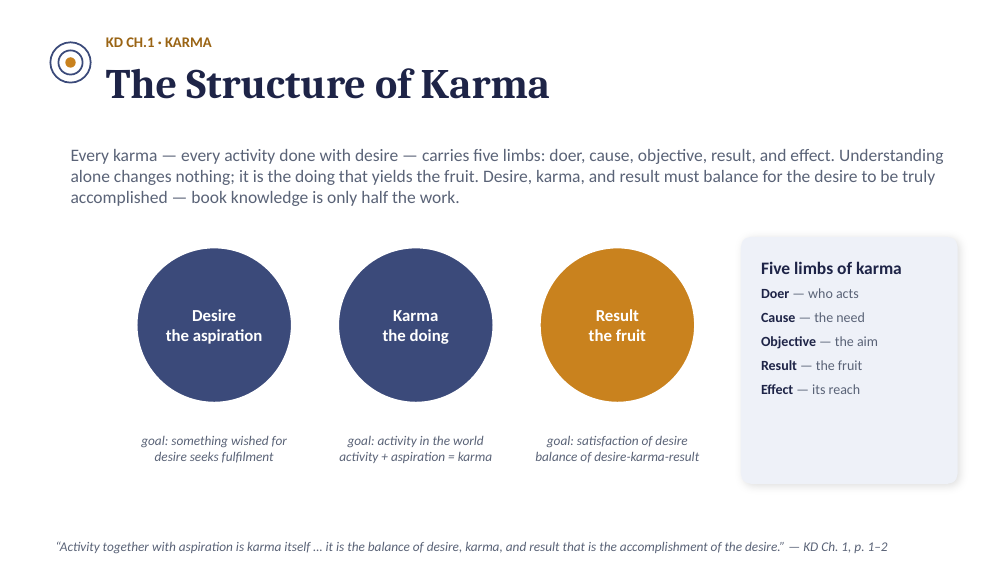
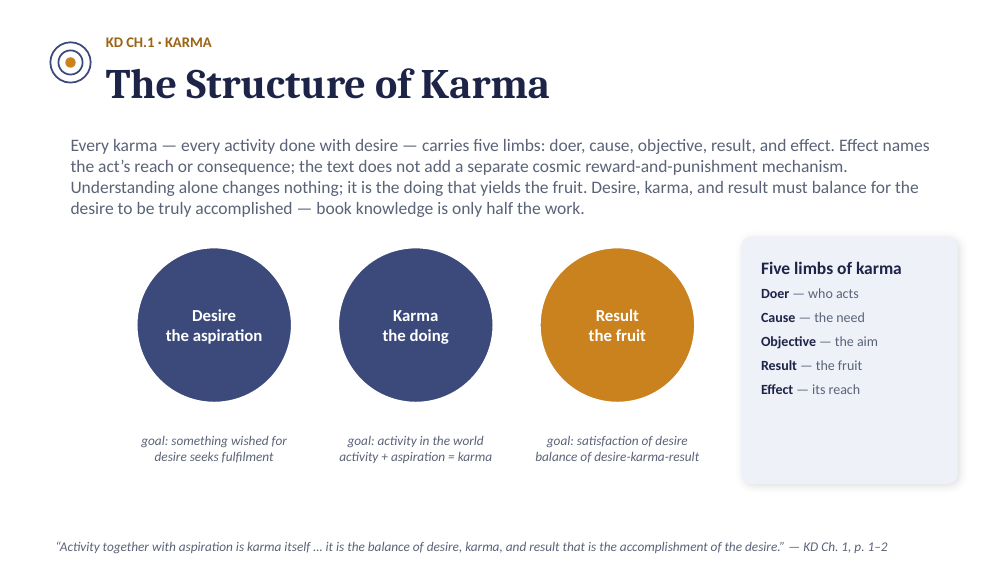
Before and after one commit to raghavamohan/AnalyticMadhyasthDarshan, a slide deck: slide 16 of Studies/The-Ontology-of-Coexistence/The-Ontology-of-Existence-Madhyasth-Darshan.pptx (slide 15 before the commit). Drawn at 1008x567 pixels with LibreOffice and Linux fonts; fonts in the diff are those of the drawing. Boxes give left, top, right and bottom in pixels: in the first picture for what was removed or moved away, otherwise in the second. Text is boxed around its words. In the diff, an @@ line names an element or a change of style, - is before the commit and + after.

```diff
--- a/Studies/The-Ontology-of-Coexistence/The-Ontology-of-Existence-Madhyasth-Darshan.pptx
+++ b/Studies/The-Ontology-of-Coexistence/The-Ontology-of-Existence-Madhyasth-Darshan.pptx
@@ text at (71,139,930,217): text changed @@
-Every karma — every activity done with desire — carries five limbs: doer, cause, objective, result, and effect. Understanding alone changes nothing; it is the doing that yields the fruit. Desire, karma, and result must balance for the desire to be truly accomplished — book knowledge is only half the work.
+Every karma — every activity done with desire — carries five limbs: doer, cause, objective, result, and effect. Effect names the act’s reach or consequence; the text does not add a separate cosmic reward-and-punishment mechanism. Understanding alone changes nothing; it is the doing that yields the fruit. Desire, karma, and result must balance for the desire to be truly accomplished — book knowledge is only half the work.
```
Also in this commit, not shown: 14 other slides changed, 2 slides added, 18 other files.
